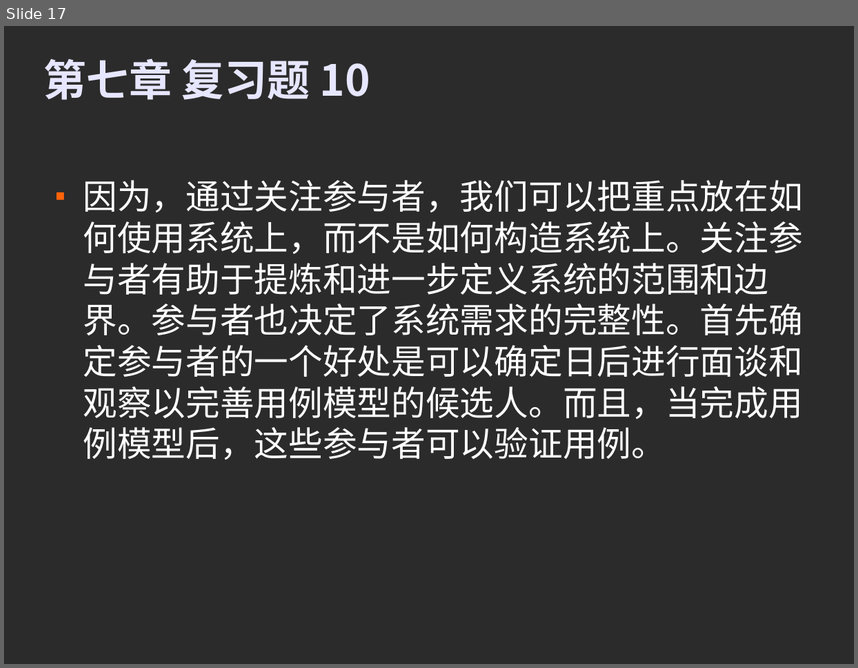
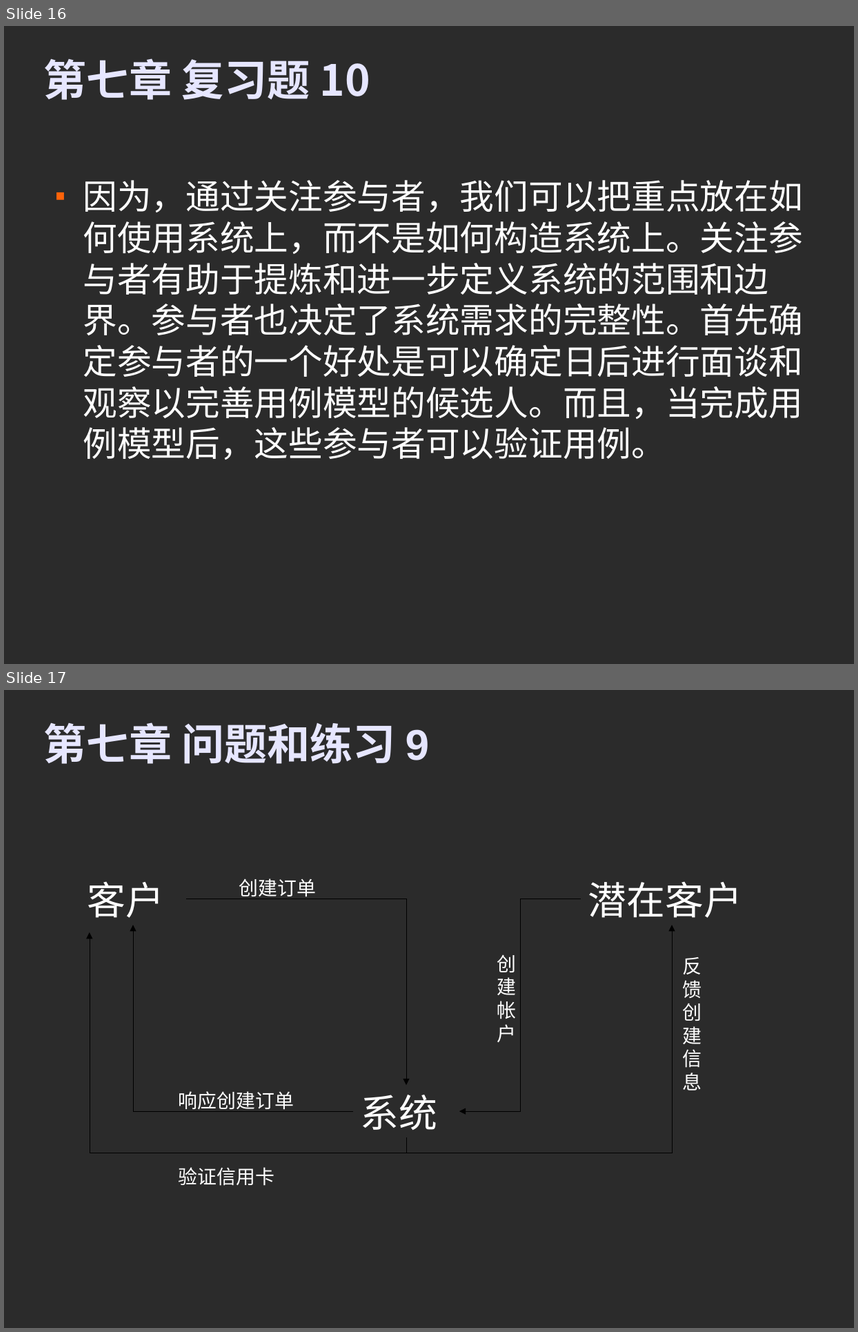
Before and after one commit to kernelhcy/hcyprojects, a slide deck: Mess/doc/系统分析作业.odp. Shown one above the other, each under a label of ours: slide 17 before the commit, slides 16 and 17 after it. The pictures are 858x668 and 858x1332 pixels, drawn with LibreOffice and Linux fonts; fonts in the diff are those of the drawing; background and template pictures are left out; a plain dark background stands for a picture behind light text. Boxes give left, top, right and bottom in pixels: in the first picture for what was removed or moved away, otherwise in the second. Text is boxed around its words. In the diff, an @@ line names an element or a change of style, - is before the commit and + after.

```diff
--- a/Mess/doc/系统分析作业.odp
+++ b/Mess/doc/系统分析作业.odp
@@ slide 17 added at (4, 690, 854, 1328), background picture (left out) @@
@@ title added at (43, 722, 430, 764), 40 pt, text #E6E6FF, bold @@
+第七章 问题和练习 9
@@ text added at (87, 881, 165, 918), 36 pt, text #FFFFFF @@
+客户
@@ text added at (239, 878, 317, 899), 18 pt, text #FFFFFF @@
+创建订单
@@ text added at (588, 881, 743, 918), 36 pt, text #FFFFFF @@
+潜在客户
@@ elbow arrow added from (186, 898) to (407, 1085), #000000 0 pt @@
@@ elbow arrow added from (581, 898) to (460, 1111), #000000 0 pt @@
@@ elbow arrow added from (407, 1137) to (90, 932), #000000 0 pt @@
@@ elbow arrow added from (353, 1111) to (133, 925), #000000 0 pt @@
@@ elbow arrow added from (407, 1137) to (672, 925), #000000 0 pt @@
@@ text added at (497, 954, 517, 1042), 18 pt, text #FFFFFF @@
+创建帐户
@@ text added at (683, 957, 702, 1090), 18 pt, text #FFFFFF @@
+反馈创建信息
@@ text added at (179, 1091, 294, 1112), 18 pt, text #FFFFFF @@
+响应创建订单
@@ text added at (361, 1094, 438, 1130), 36 pt, text #FFFFFF @@
+系统
@@ text added at (179, 1167, 275, 1185), 18 pt, text #FFFFFF @@
+验证信用卡
@@ what was slide 17 is now slide 16 @@
```
Also in this commit, not shown: 3 other slides added, 1 slide removed, 1 other file.
